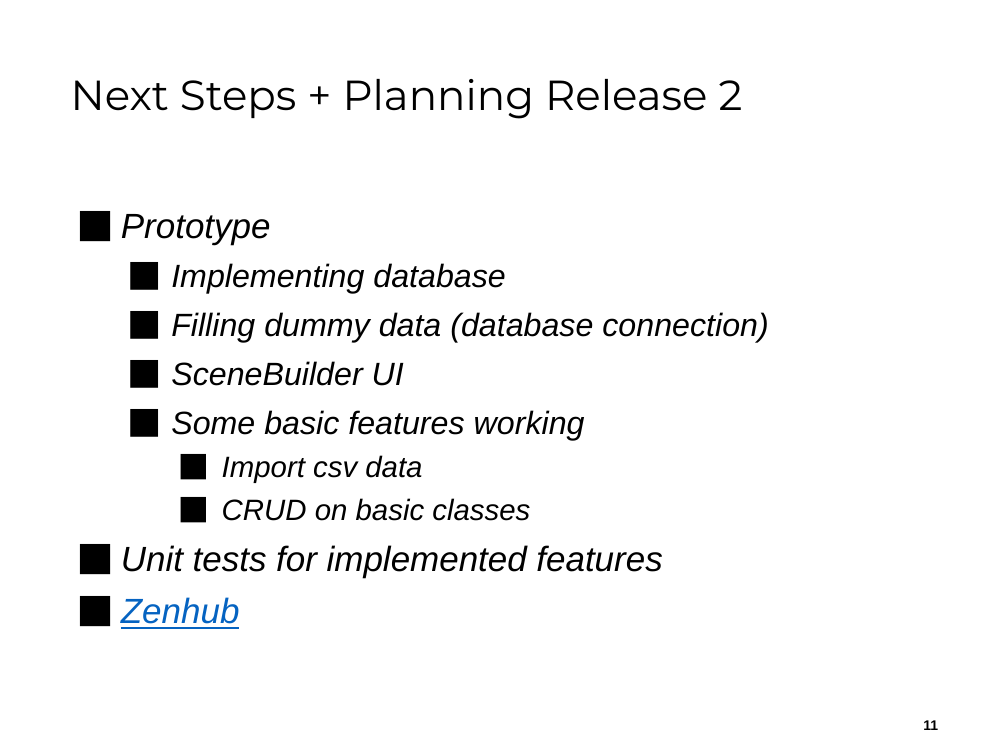
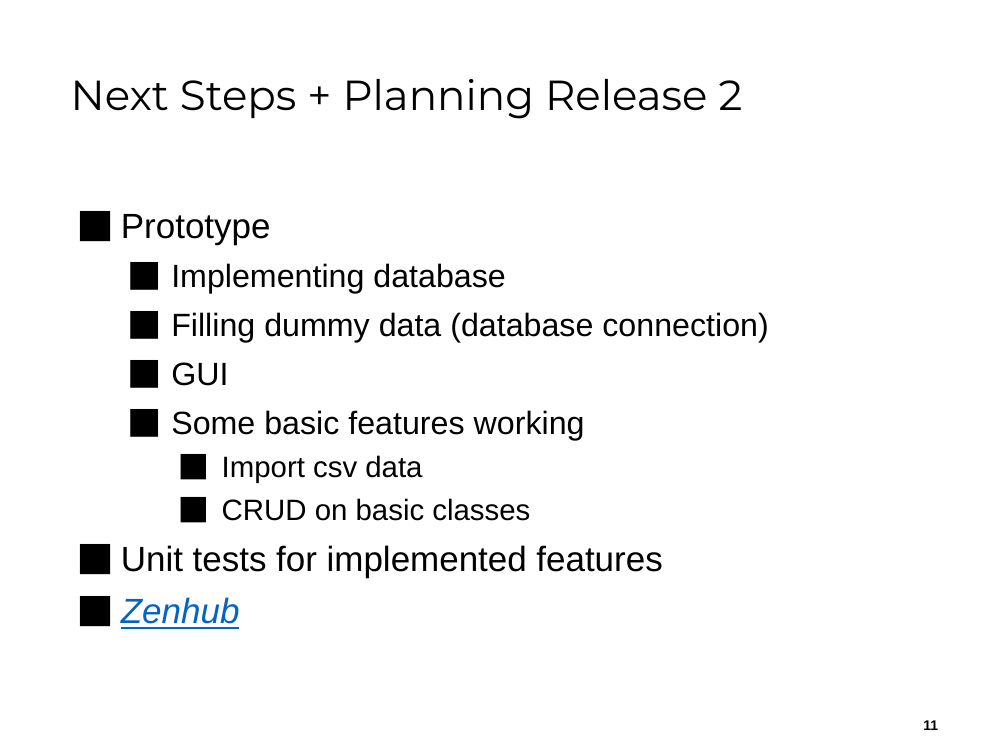
Before and after one commit to jku-win-se/teaching.ws22.prse.smartroom.Team2, a slide deck: slide 11 of documentation/presentations/PRSE_SS22-Team2_Sprint_1_Presentation.pptx. Drawn at 1008x756 pixels with LibreOffice and Linux fonts; fonts in the diff are those of the drawing; background and template pictures are left out. Boxes give left, top, right and bottom in pixels: in the first picture for what was removed or moved away, otherwise in the second. Text is boxed around its words. In the diff, an @@ line names an element or a change of style, - is before the commit and + after.

Commit message:
presentation update

```diff
--- a/documentation/presentations/PRSE_SS22-Team2_Sprint_1_Presentation.pptx
+++ b/documentation/presentations/PRSE_SS22-Team2_Sprint_1_Presentation.pptx
@@ text at (x1=121, y1=214, x2=768, y2=578): italic off @@
@@ text at (x1=171, y1=362, x2=228, y2=386): text changed; italic off @@
-  ⬛ SceneBuilder UI
+  ⬛ GUI
```
Also in this commit, not shown: 2 other slides changed, 1 other file.
